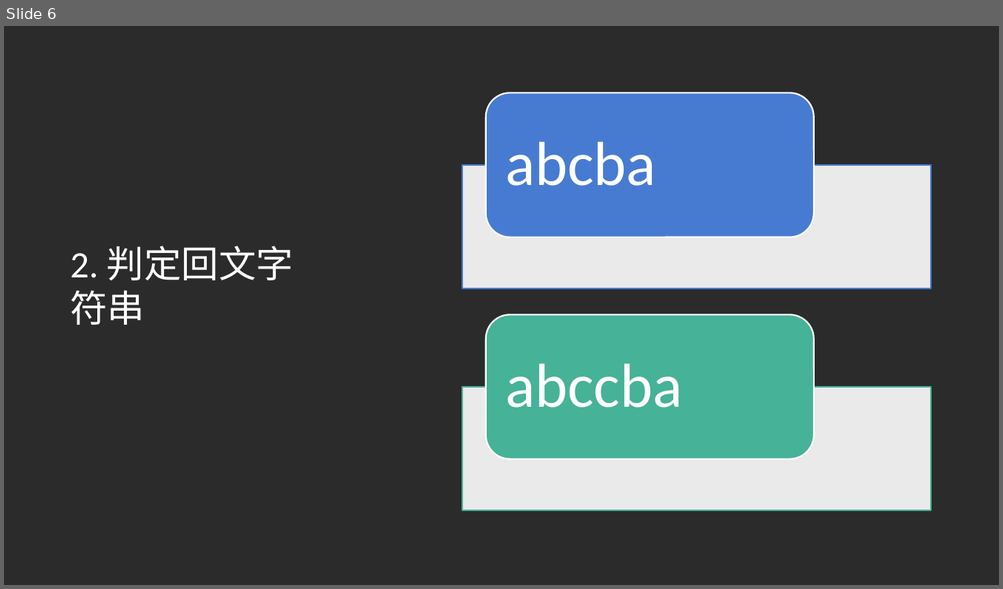
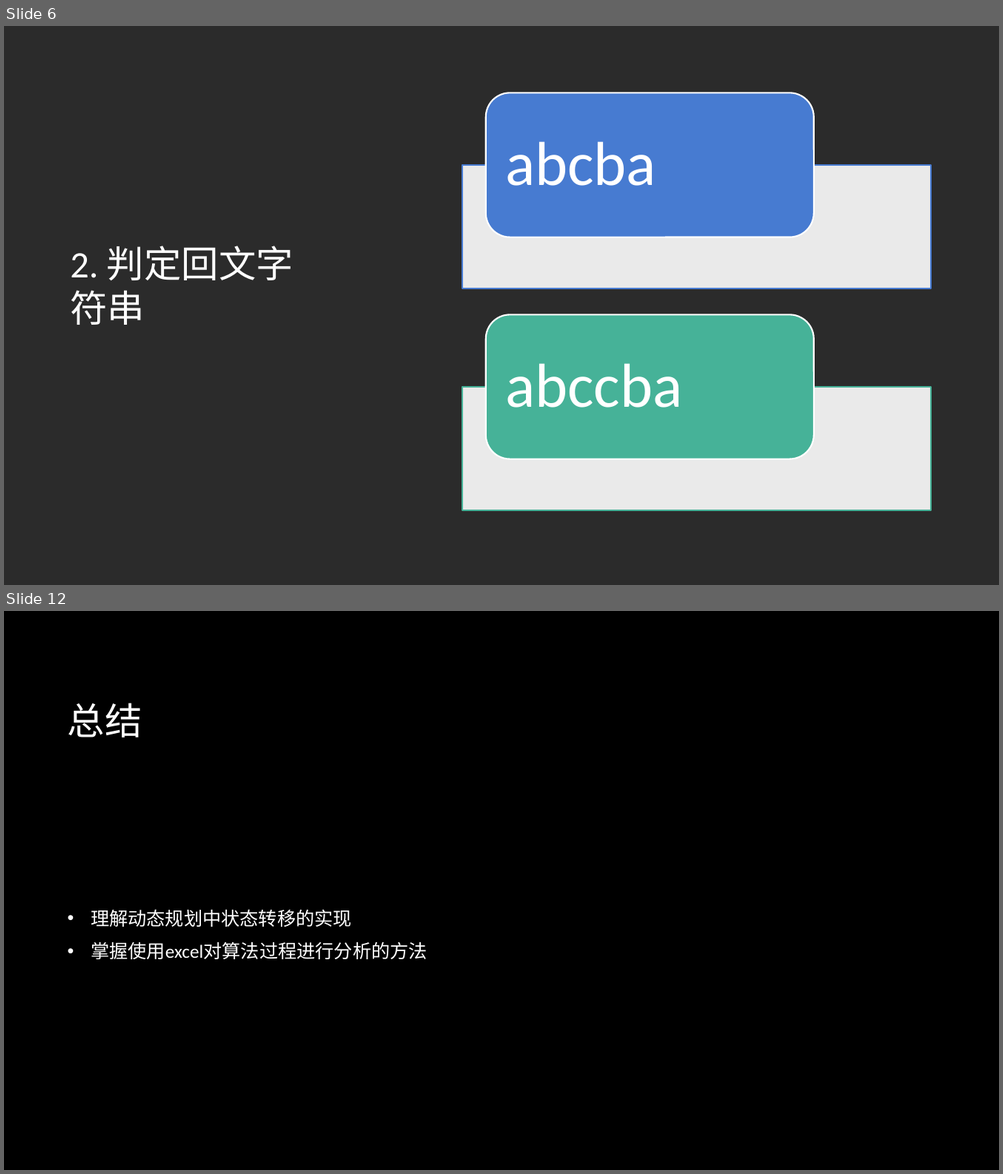
Before and after one commit to oneminute/leetcode, a slide deck: problems/longest-palindromic-substring/tutorial.pptx. Shown one above the other, each under a label of ours: slide 6 before the commit, slides 6 and 12 after it; the slides between them are not shown. The pictures are 1003x589 and 1003x1174 pixels, drawn with LibreOffice and Linux fonts; fonts in the diff are those of the drawing; background and template pictures are left out; a plain dark background stands for a picture behind light text. Boxes give left, top, right and bottom in pixels: in the first picture for what was removed or moved away, otherwise in the second. Text is boxed around its words. In the diff, an @@ line names an element or a change of style, - is before the commit and + after.

```diff
--- a/problems/longest-palindromic-substring/tutorial.pptx
+++ b/problems/longest-palindromic-substring/tutorial.pptx
@@ slide 12 added at bbox=[4, 611, 999, 1170], background picture (left out) @@
@@ title added at bbox=[68, 703, 142, 738], 36 pt, text #FFFFFF @@
+总结
@@ text added at bbox=[91, 909, 427, 960], 18 pt, text #FFFFFF @@
+• 理解动态规划中状态转移的实现
+• 掌握使用excel对算法过程进行分析的方法
```
Also in this commit, not shown: 6 slides changed, 2 other slides added, 2 other files.
